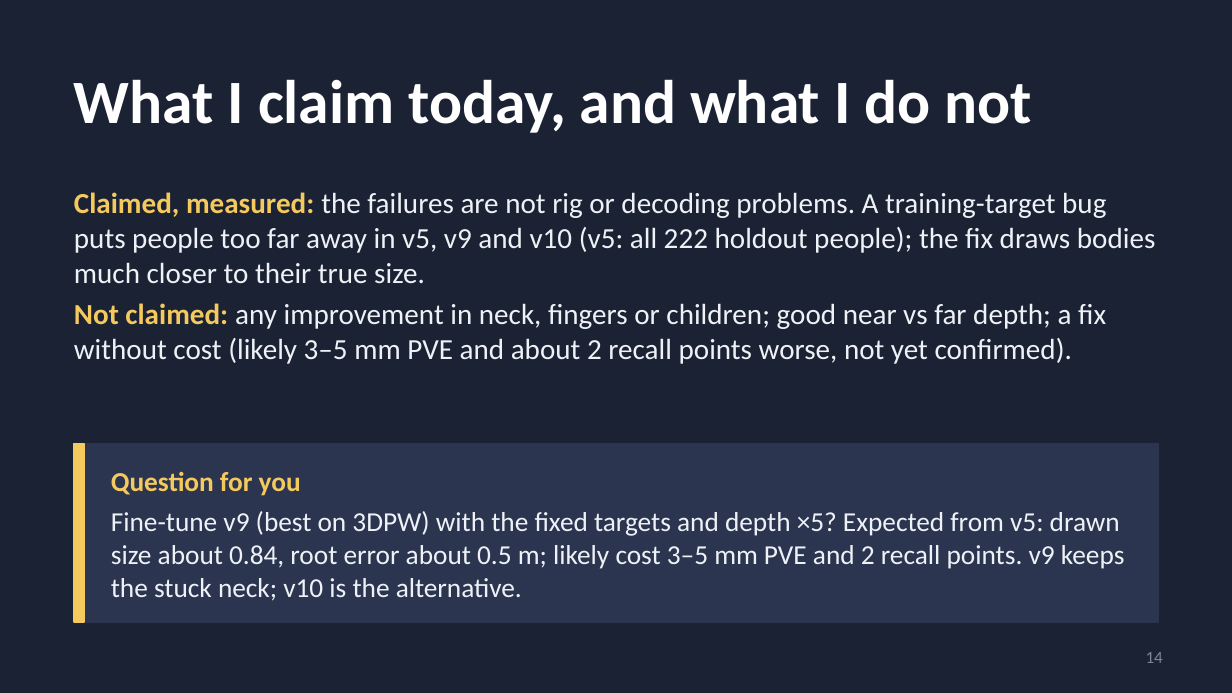
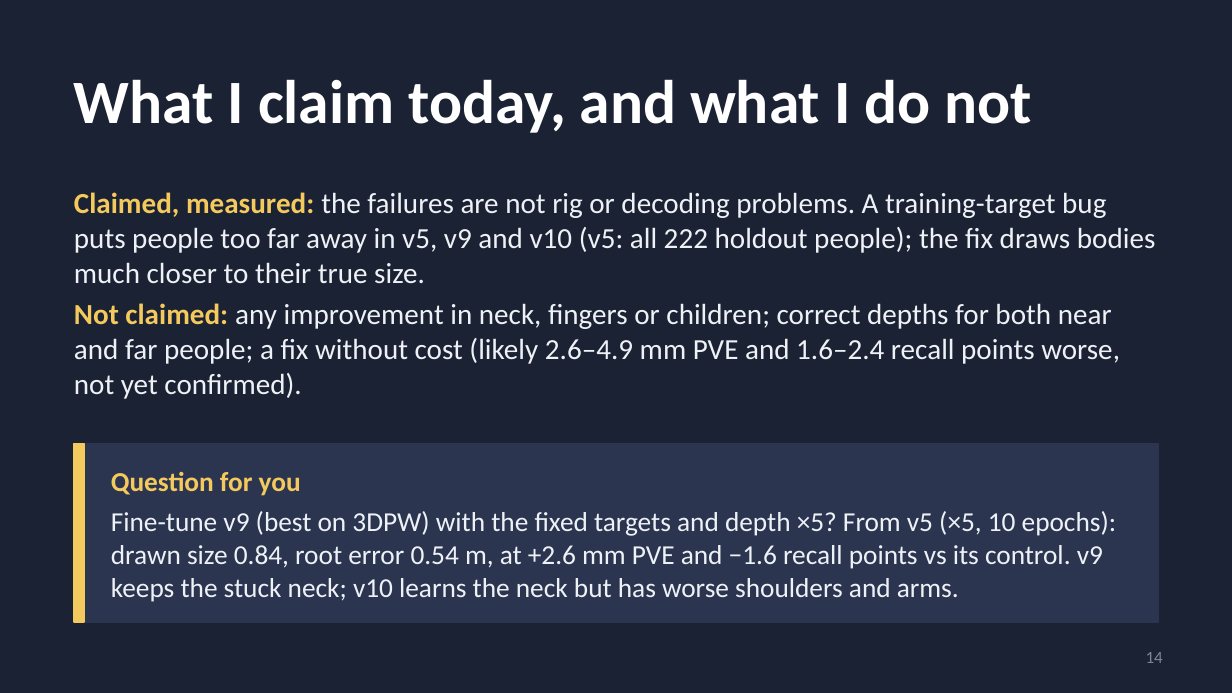
Before and after one commit to saadnajib/Multi-Person-Whole-Body-Human-Mesh-Recovery-in-a-Single-Shot-with-Annyone-dataset-and-3dpw-dataset, a slide deck: slide 14 of docs/supervisor_update_2026-10-16.pptx. Drawn at 1232x693 pixels with LibreOffice and Linux fonts; fonts in the diff are those of the drawing. Boxes give left, top, right and bottom in pixels: in the first picture for what was removed or moved away, otherwise in the second. Text is boxed around its words. In the diff, an @@ line names an element or a change of style, - is before the commit and + after.

```diff
--- a/docs/supervisor_update_2026-10-16.pptx
+++ b/docs/supervisor_update_2026-10-16.pptx
@@ text at [74, 303, 1120, 399]: text changed @@
-Not claimed: any improvement in neck, fingers or children; good near vs far depth; a fix without cost (likely 3–5 mm PVE and about 2 recall points worse, not yet confirmed).
+Not claimed: any improvement in neck, fingers or children; correct depths for both near and far people; a fix without cost (likely 2.6–4.9 mm PVE and 1.6–2.4 recall points worse, not yet confirmed).
@@ text at [111, 511, 1116, 602]: text changed @@
-Fine-tune v9 (best on 3DPW) with the fixed targets and depth ×5? Expected from v5: drawn size about 0.84, root error about 0.5 m; likely cost 3–5 mm PVE and 2 recall points. v9 keeps the stuck neck; v10 is the alternative.
+Fine-tune v9 (best on 3DPW) with the fixed targets and depth ×5? From v5 (×5, 10 epochs): drawn size 0.84, root error 0.54 m, at +2.6 mm PVE and −1.6 recall points vs its control. v9 keeps the stuck neck; v10 learns the neck but has worse shoulders and arms.
```
Also in this commit, not shown: 11 other slides changed, 1 other file.
